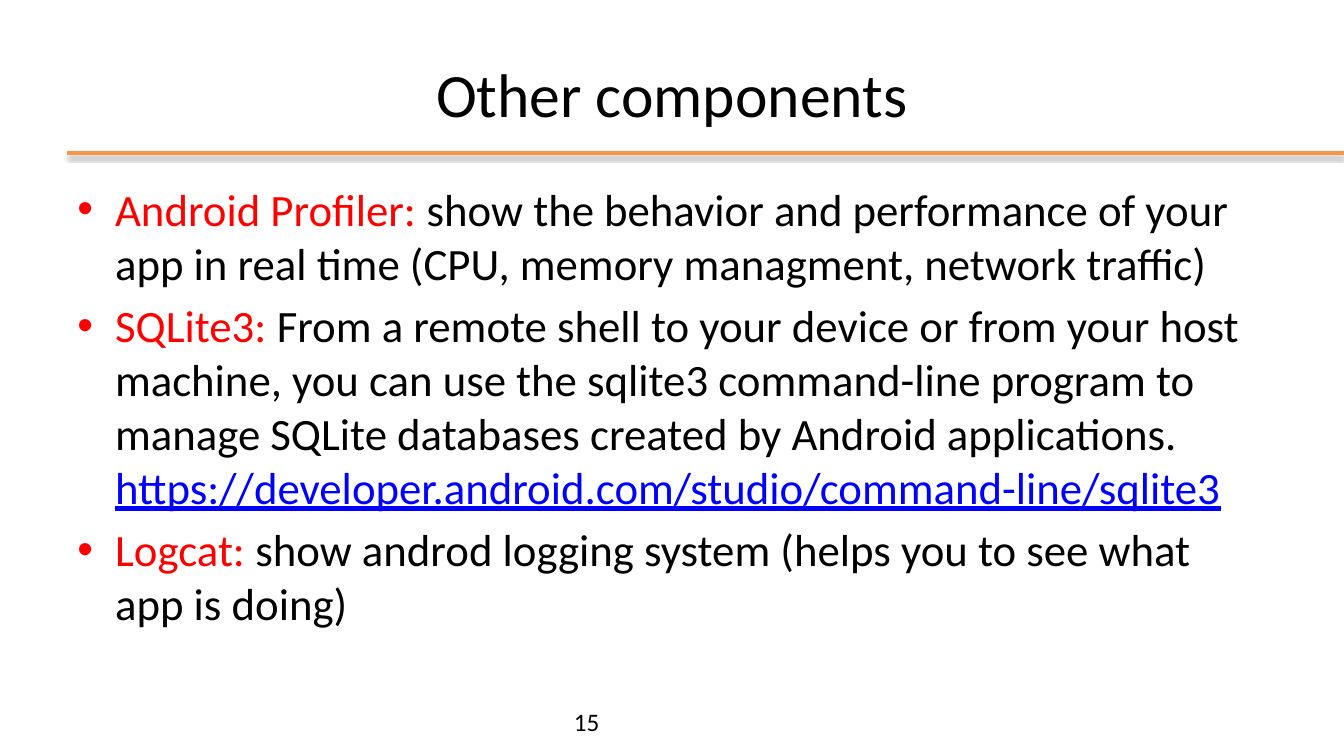
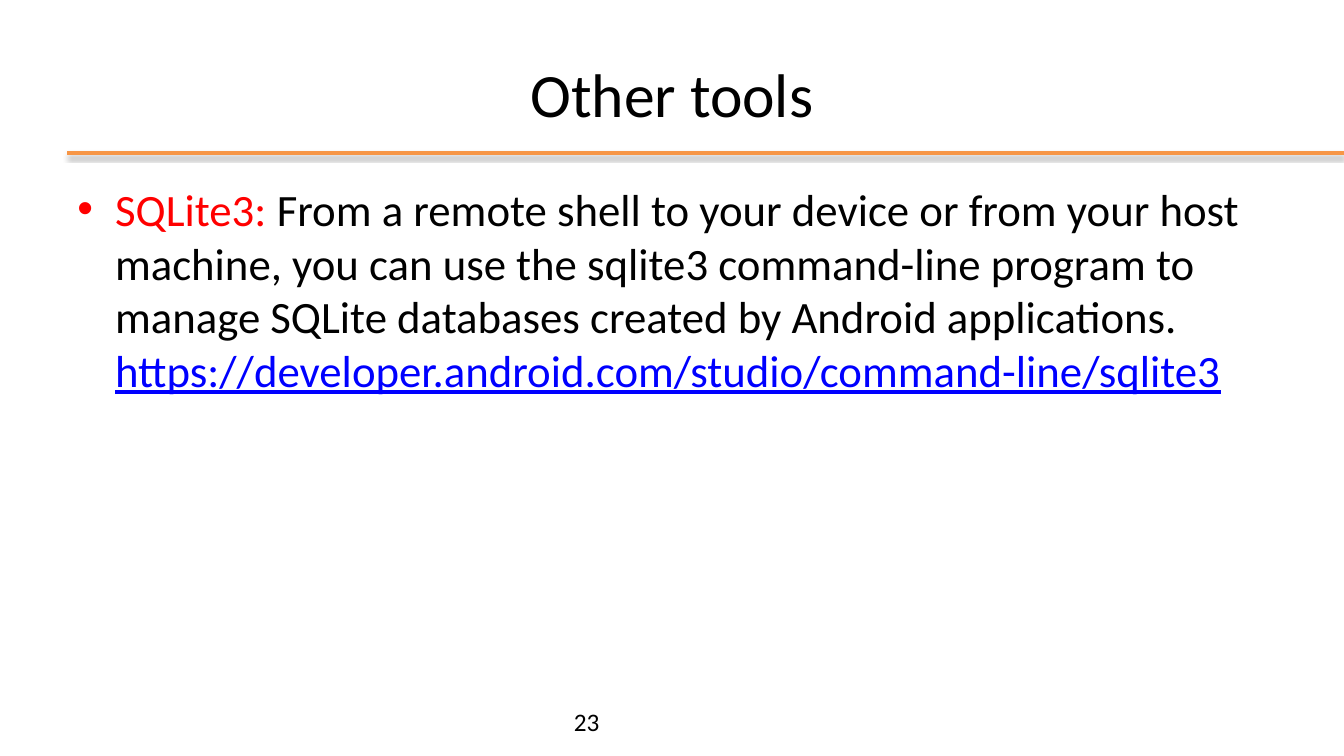
Before and after one commit to kevinmala00/ATTIVITA-PROGETTUALE, a slide deck: slide 23 of slides/02 - Android Studio.pptx (slide 15 before the commit). Drawn at 1344x756 pixels with LibreOffice and Linux fonts; fonts in the diff are those of the drawing; background and template pictures are left out. Boxes give left, top, right and bottom in pixels: in the first picture for what was removed or moved away, otherwise in the second. Text is boxed around its words. In the diff, an @@ line names an element or a change of style, - is before the commit and + after.

```diff
--- a/slides/02 - Android Studio.pptx
+++ b/slides/02 - Android Studio.pptx
@@ title at (530,74,813,118): text changed @@
-Other components
+Other tools
@@ text at (115,195,1228,288): paragraph removed @@
-• Android Profiler: show the behavior and performance of your app in real time (CPU, memory managment, network traffic)
@@ text at (115,533,1191,628): paragraph removed @@
-• Logcat: show androd logging system (helps you to see what app is doing)
@@ page number at (574,714,600,731): text changed @@
-15
+23
```
Also in this commit, not shown: 21 other slides changed, 15 slides added, 8 slides removed.
